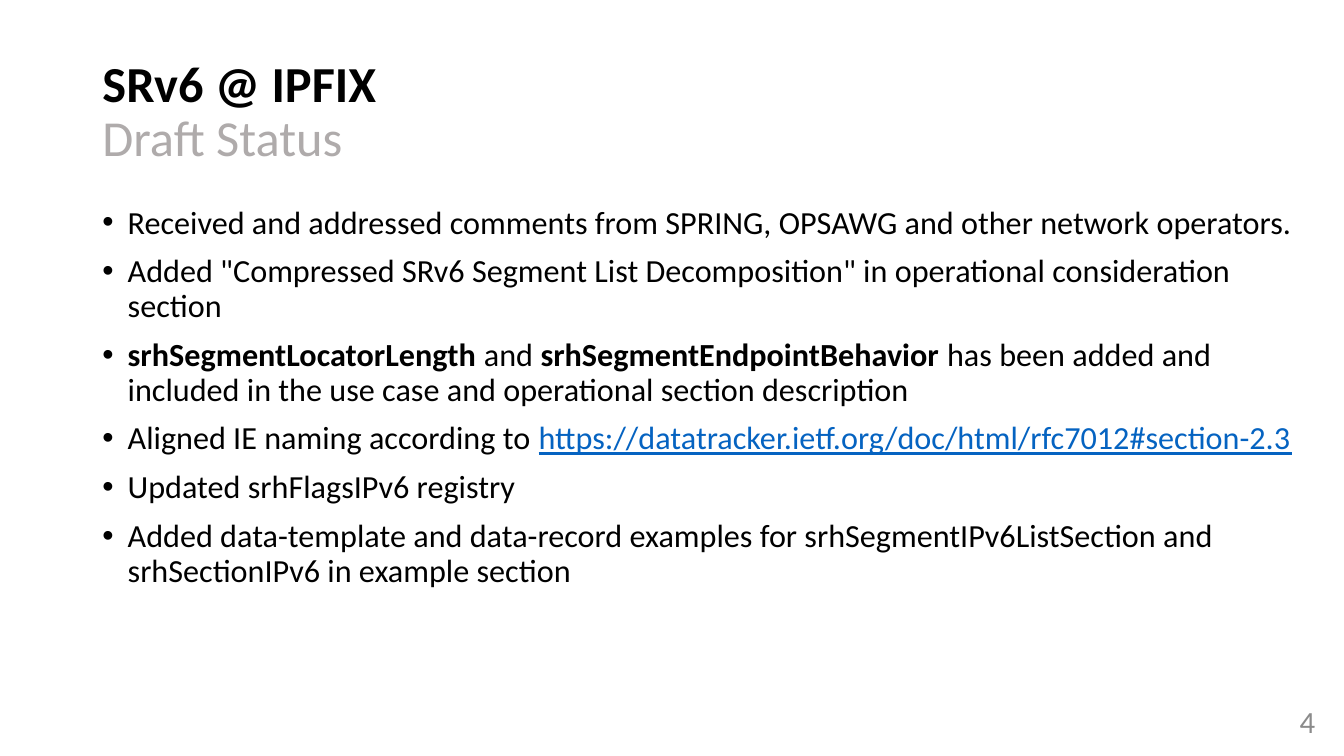
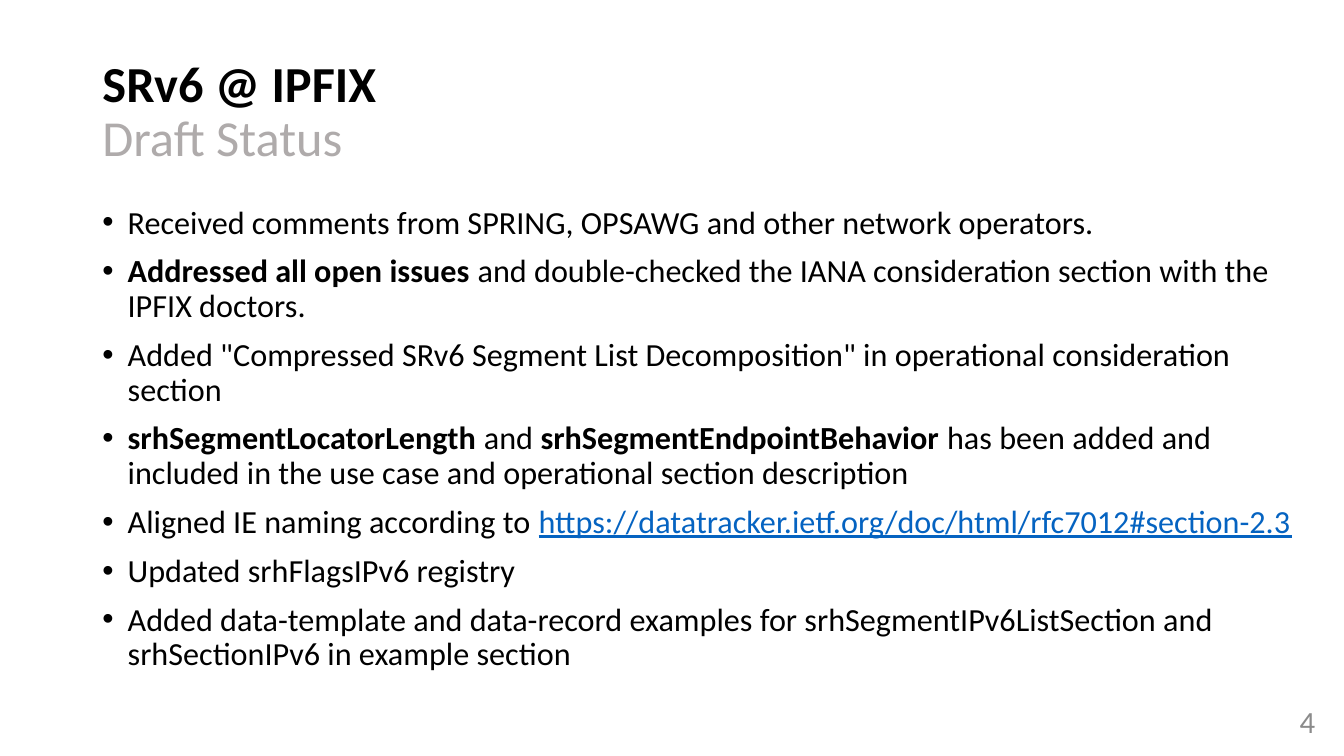
Before and after one commit to network-analytics/RFC9487, a slide deck: slide 4 of draft-tgraf-opsawg-ipfix-srv6-srh-04.pptx. Drawn at 1344x756 pixels with LibreOffice and Linux fonts; fonts in the diff are those of the drawing. Boxes give left, top, right and bottom in pixels: in the first picture for what was removed or moved away, otherwise in the second. Text is boxed around its words. In the diff, an @@ line names an element or a change of style, - is before the commit and + after.

```diff
--- a/draft-tgraf-opsawg-ipfix-srv6-srh-04.pptx
+++ b/draft-tgraf-opsawg-ipfix-srv6-srh-04.pptx
@@ text at <box>128,211,1269,318</box>: text changed @@
-• Received and addressed comments from SPRING, OPSAWG and other network operators.
+• Received comments from SPRING, OPSAWG and other network operators.
+• Addressed all open issues and double-checked the IANA consideration section with the IPFIX doctors.
```
Also in this commit, not shown: 1 other slide changed, 1 other file.
